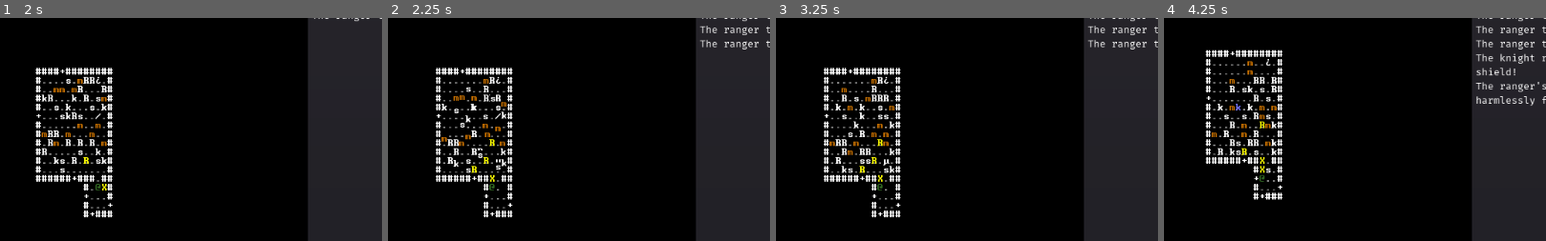
Above: before the commit, frames 1-4 (left to right).
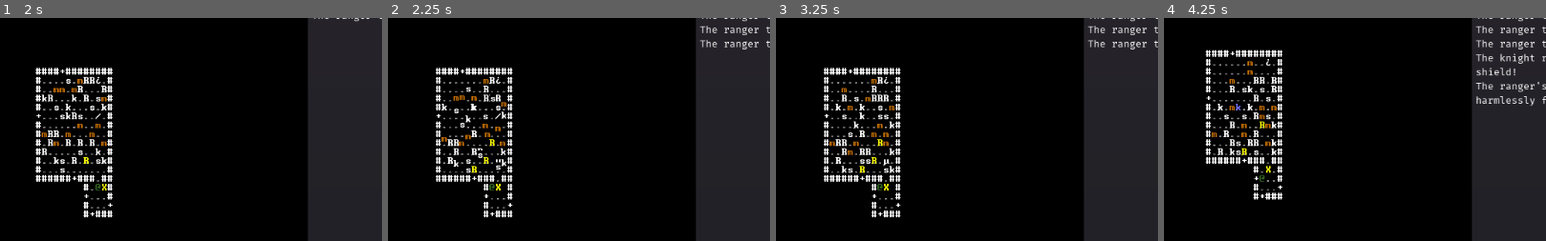
Above: after the commit, the same moments.

Repository: redxaxder/7DRL2022
Game: Godot game, scene res://scenes/root.tscn
Same seed, same stepped clock (60 frames per second), same inputs: the game is played once before the commit and once after it.
Inputs:
- Up to frame 1 (2 s): tap Space (action) at 0.5 s; hold Space (action) 0.53-1.28 s; hold Up (up) from 0.53 s (still down); tap Enter (level_up) at 1.35 s
- Up to frame 2 (2.25 s): tap Enter (level_up) at 2 s; release Up (up) at 2.03 s; hold Left (left) from 2.03 s (still down); hold . (pass) from 2.03 s (still down)
- Up to frame 3 (3.25 s): keep holding Left (left); release . (pass) at 2.78 s; tap Space (action) at 2.85 s
- Up to frame 4 (4.25 s): tap Space (action) at 3.5 s; release Left (left) at 3.53 s; hold Down (down) from 3.53 s (still down); hold Enter (level_up) from 3.53 s (still down)
The pictures show only the part of the screen within x 37-87%, y 12-62%; the shares and areas given below are measured in that part.

Frame 1 is identical in both runs. In frame 2, less than 0.1% of the frame differs, in the area x 26-30%, y 70-78%; in frame 3, less than 0.1%; in frame 4, 0.1%, in the area x 25-28%, y 62-70%.

Commit message:
Ranger aiming fix

Diff:
--- a/sprites/ranger.gd
+++ b/sprites/ranger.gd
@@ -29,8 +29,12 @@
 			combatLog.say("The ranger takes aim!")
 			var pp = pc.get_pos()
 			var candidates = [pp, Vector2(pp.x + 1, pp.y), Vector2(pp.x, pp.y + 1), Vector2(pp.x - 1, pp.y), Vector2(pp.x, pp.y - 1)]
-			candidates.shuffle()
-			target = candidates.pop_back()
+			var legal_candidates = []
+			for c in candidates:
+				if not self.terrain.is_wall(c):
+					legal_candidates.push_back(c)
+			legal_candidates.shuffle()
+			target = legal_candidates.pop_back()
 			telegraphing = true
 			telegraph_timer = telegraph_duration
 			emit_signal("telegraph", target, self)
